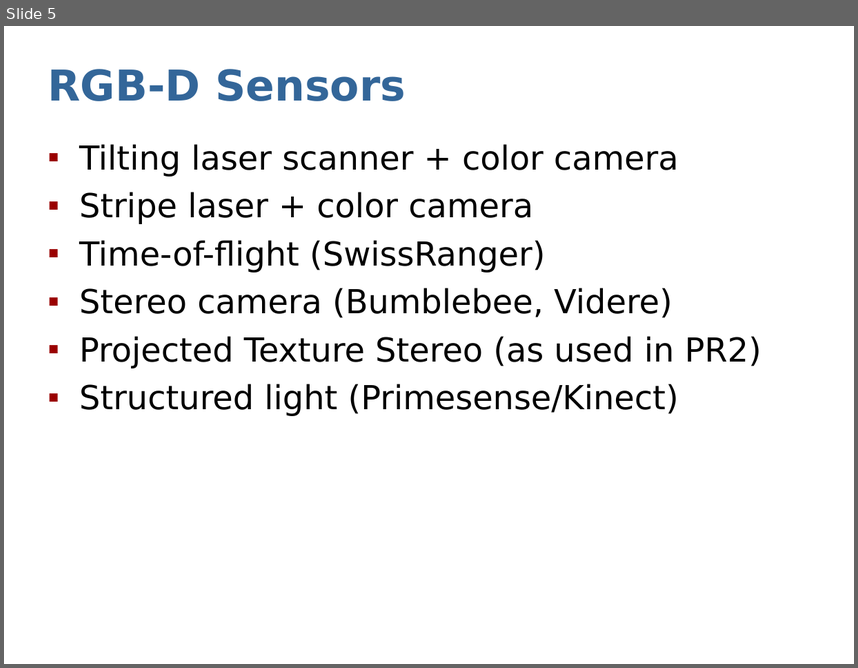
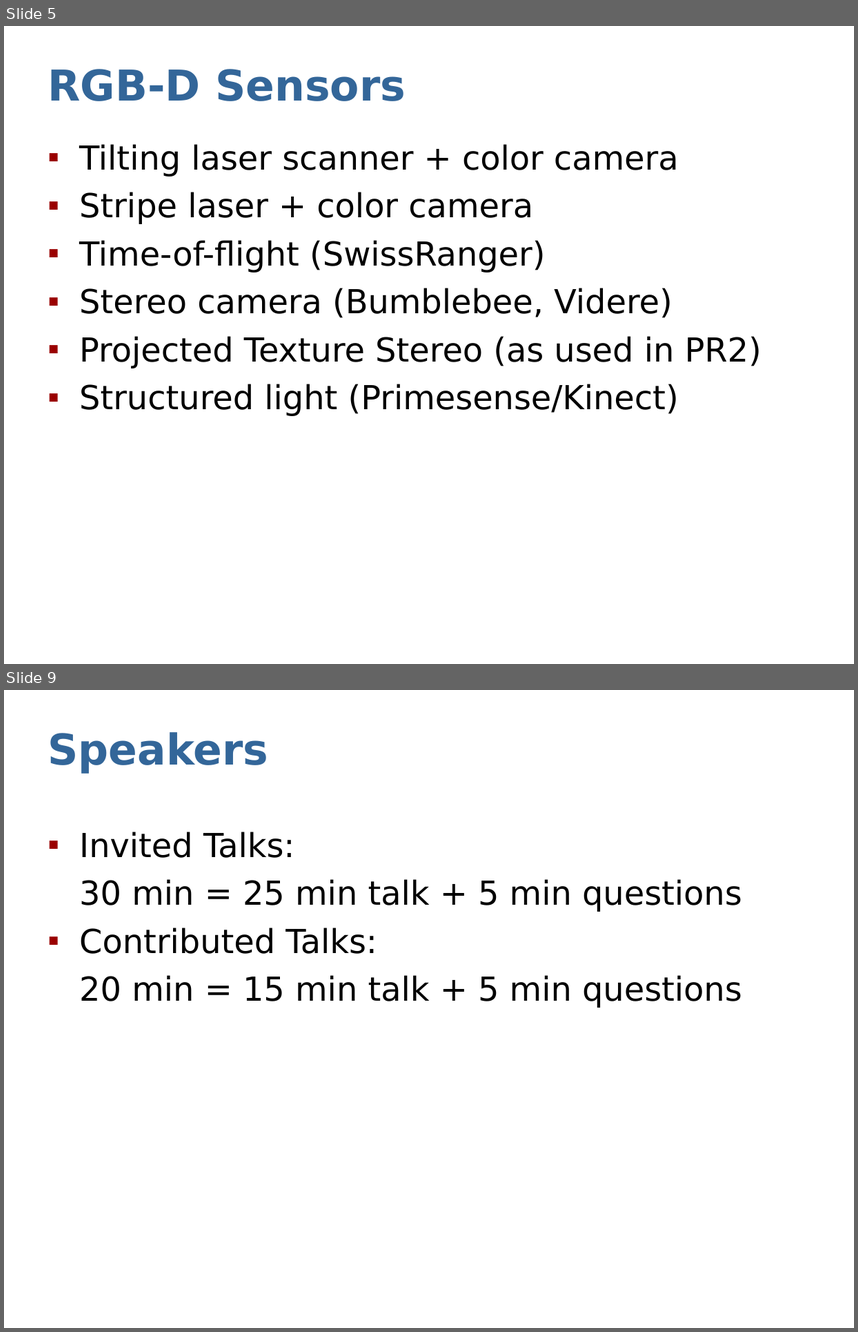
Before and after one commit to dejanpan/rgbd2011, a slide deck: presentations/sturm11rgbd-intro.ppt. Shown one above the other, each under a label of ours: slide 5 before the commit, slides 5 and 9 after it; the slides between them are not shown. The pictures are 858x668 and 858x1332 pixels, drawn with LibreOffice and Linux fonts; fonts in the diff are those of the drawing. Boxes give left, top, right and bottom in pixels: in the first picture for what was removed or moved away, otherwise in the second. Text is boxed around its words. In the diff, an @@ line names an element or a change of style, - is before the commit and + after.

```diff
--- a/presentations/sturm11rgbd-intro.ppt
+++ b/presentations/sturm11rgbd-intro.ppt
@@ slide 9 added at (x1=4, y1=690, x2=854, y2=1328), background #FFFFFF @@
@@ title added at (x1=47, y1=732, x2=268, y2=773), 36 pt, text #336699, bold @@
+Speakers
@@ text added at (x1=79, y1=831, x2=742, y2=1007), 28 pt, text #000000 @@
+▪ Invited Talks:
+30 min = 25 min talk + 5 min questions
+▪ Contributed Talks:
+20 min = 15 min talk + 5 min questions
```
Also in this commit, not shown: 2 slides changed, 4 other slides added, 1 other file.
